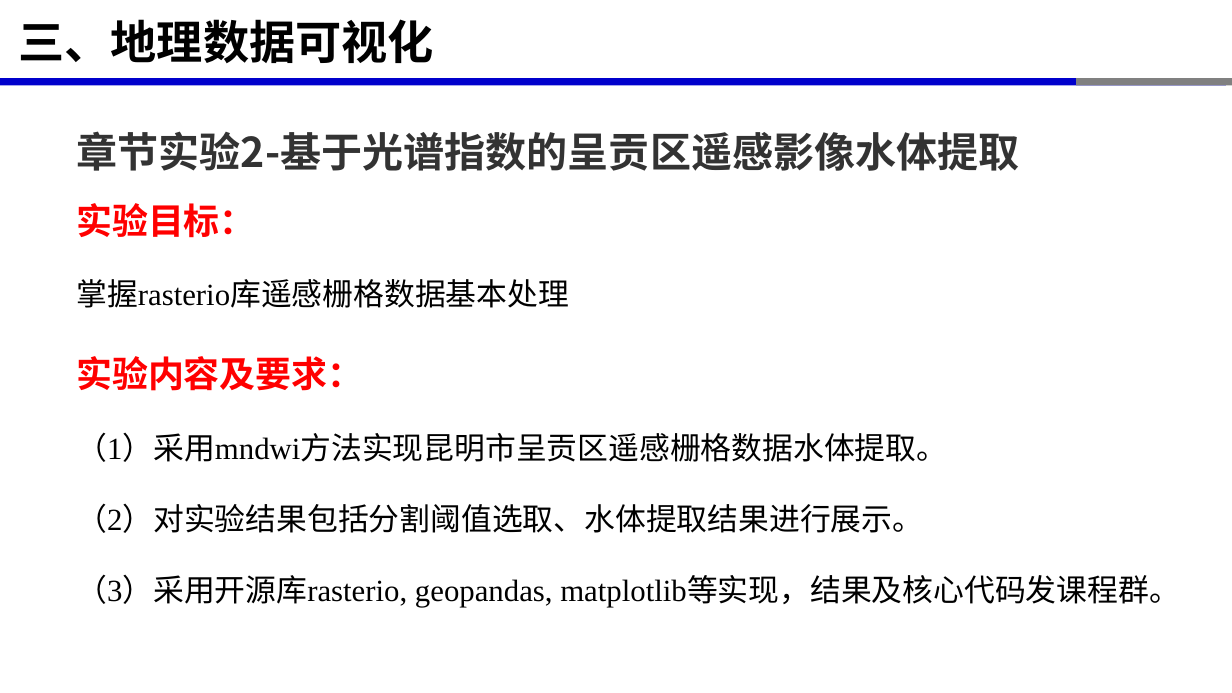
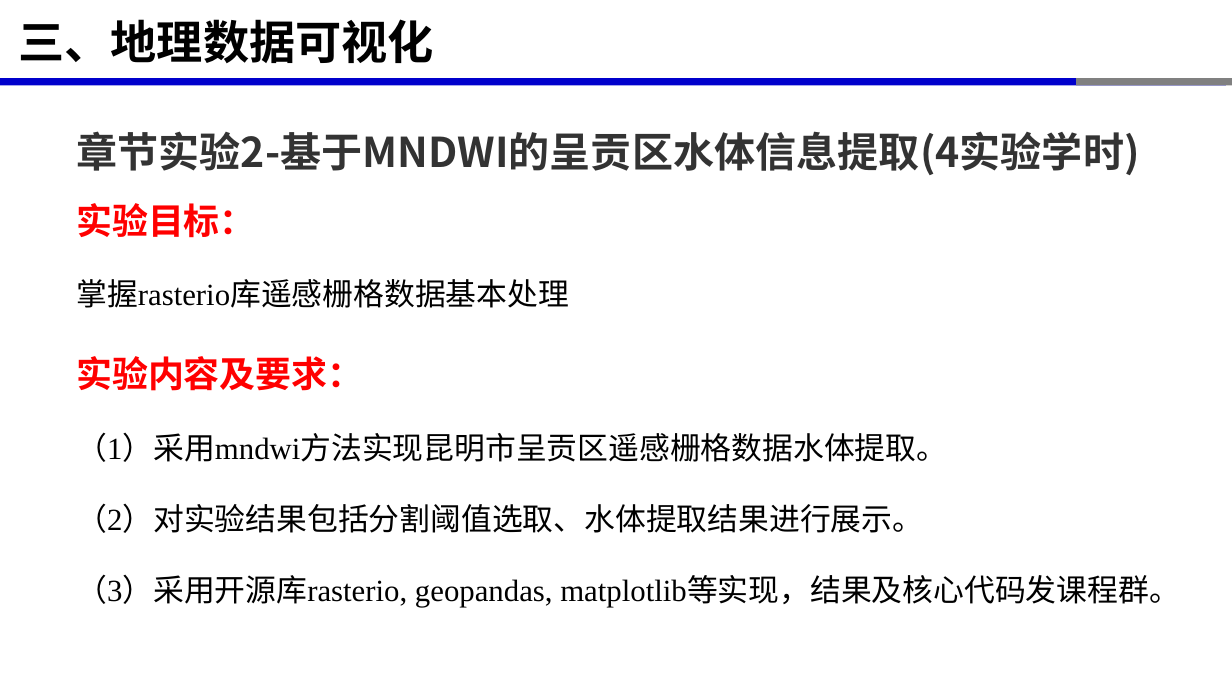
Before and after one commit to xinluo2018/open-source-gis-course, a slide deck: slide 32 of 第6章-GIS数据处理高级开源库-10课时/第6章-GIS数据处理高级开源库.pptx. Drawn at 1232x693 pixels with LibreOffice and Linux fonts; fonts in the diff are those of the drawing. Boxes give left, top, right and bottom in pixels: in the first picture for what was removed or moved away, otherwise in the second. Text is boxed around its words. In the diff, an @@ line names an element or a change of style, - is before the commit and + after.

Commit message:
new commit

```diff
--- a/第6章-GIS数据处理高级开源库-10课时/第6章-GIS数据处理高级开源库.pptx
+++ b/第6章-GIS数据处理高级开源库-10课时/第6章-GIS数据处理高级开源库.pptx
@@ text at <box>76,131,1139,175</box>: text changed @@
-章节实验2-基于光谱指数的呈贡区遥感影像水体提取
+章节实验2-基于MNDWI的呈贡区水体信息提取(4实验学时)
```
